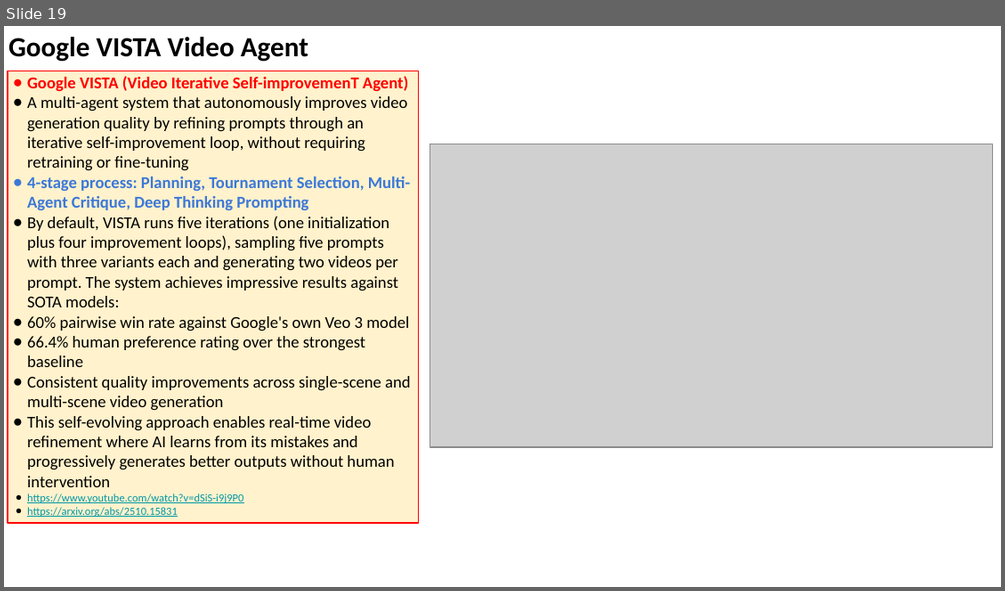
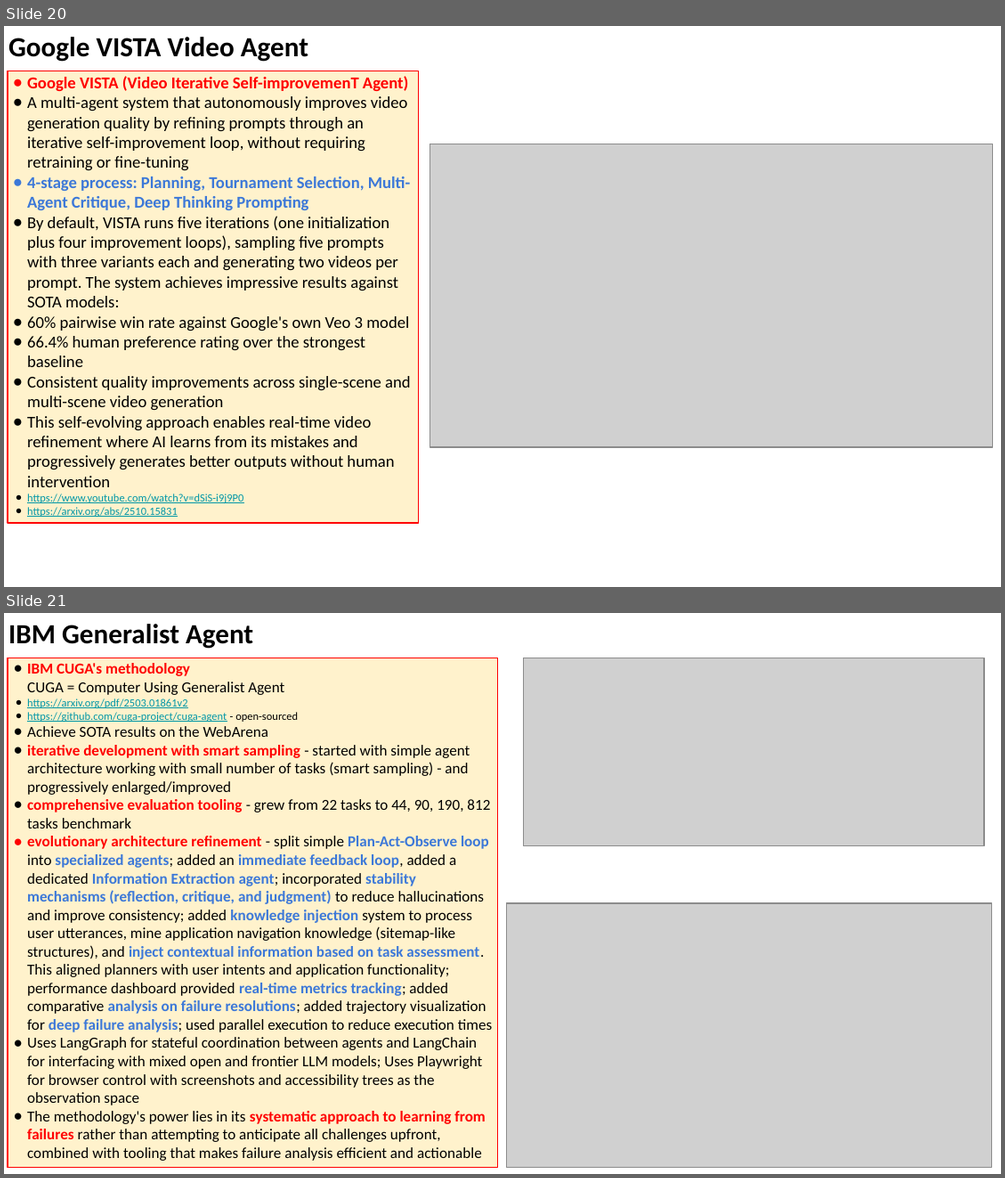
Before and after one commit to lselector/seminar, a slide deck: 2025/2025-10-24-AI-Updates.pptx. Shown one above the other, each under a label of ours: slide 19 before the commit, slides 20 and 21 after it. The pictures are 1005x591 and 1005x1178 pixels, drawn with LibreOffice and Linux fonts; fonts in the diff are those of the drawing; grey boxes stand for pictures. Boxes give left, top, right and bottom in pixels: in the first picture for what was removed or moved away, otherwise in the second. Text is boxed around its words. In the diff, an @@ line names an element or a change of style, - is before the commit and + after.

```diff
--- a/2025/2025-10-24-AI-Updates.pptx
+++ b/2025/2025-10-24-AI-Updates.pptx
@@ slide 21 added at bbox=[4, 613, 1001, 1174], background #FFFFFF @@
@@ text added at bbox=[8, 624, 253, 649], 20 pt, text #000000, bold @@
+IBM Generalist Agent
@@ rectangle added at bbox=[8, 657, 499, 1167], fill #FFF2CC, outline #FF0000 0.75 pt, 11 pt, text #000000 @@
+● IBM CUGA's methodology
+  CUGA = Computer Using Generalist Agent
+● https://arxiv.org/pdf/2503.01861v2
+● https://github.com/cuga-project/cuga-agent - open-sourced
+● Achieve SOTA results on the WebArena
+● iterative development with smart sampling - started with simple agent architecture working with small number of tasks (smart sampling) - and progressively enlarged/improved
+● comprehensive evaluation tooling - grew from 22 tasks to 44, 90, 190, 812 tasks benchmark
+● evolutionary architecture refinement - split simple Plan-Act-Observe loop into specialized agents; added an immediate feedback loop, added a dedicated Information Extraction agent; incorporated stability mechanisms (reflection, critique, and judgment) to reduce hallucinations and improve consistency; added knowledge injection system to process user utterances, mine application navigation knowledge (sitemap-like structures), and inject contextual information based on task assessment. This aligned planners with user intents and application functionality; performance dashboard provided real-time metrics tracking; added comparative analysis on failure resolutions; added trajectory visualization for deep failure analysis; used parallel execution to reduce execution times
+● Uses LangGraph for stateful coordination between agents and LangChain for interfacing with mixed open and frontier LLM models; Uses Playwright for browser control with screenshots and accessibility trees as the observation space
+● The methodology's power lies in its systematic approach to learning from failures rather than attempting to anticipate all challenges upfront, combined with tooling that makes failure analysis efficient and actionable
@@ picture added at bbox=[524, 657, 984, 846] @@
@@ picture added at bbox=[506, 903, 992, 1167] @@
@@ what was slide 19 is now slide 20 @@
```
Also in this commit, not shown: 4 slides changed, 2 other slides added.
